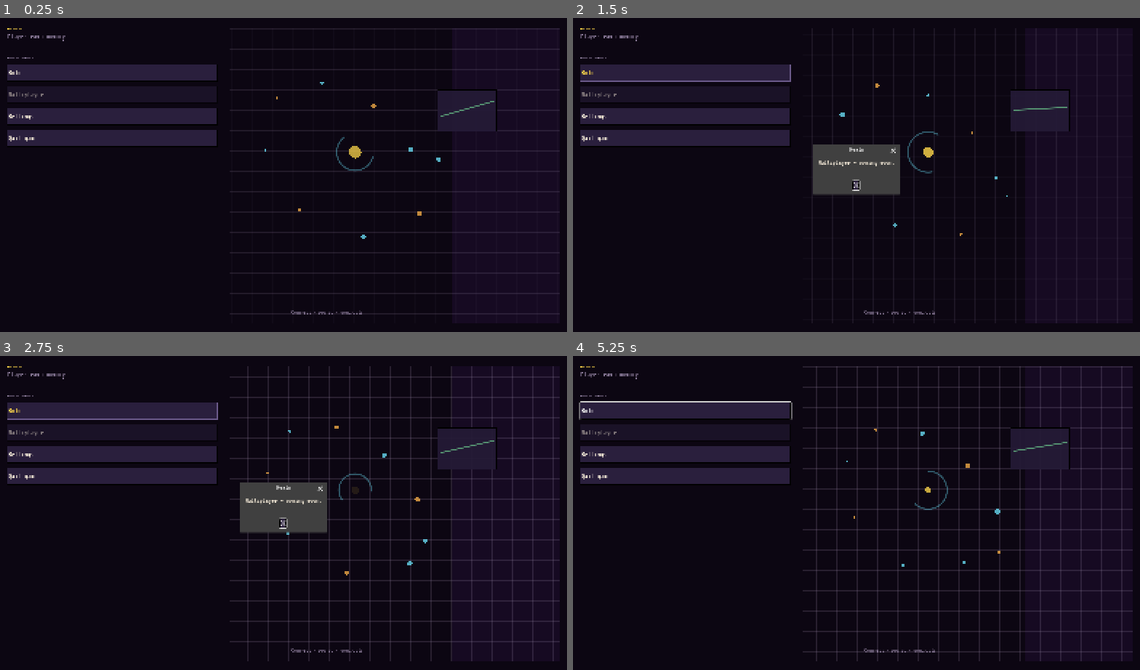
Above: before the commit, frames 1-4 (two rows, left to right).
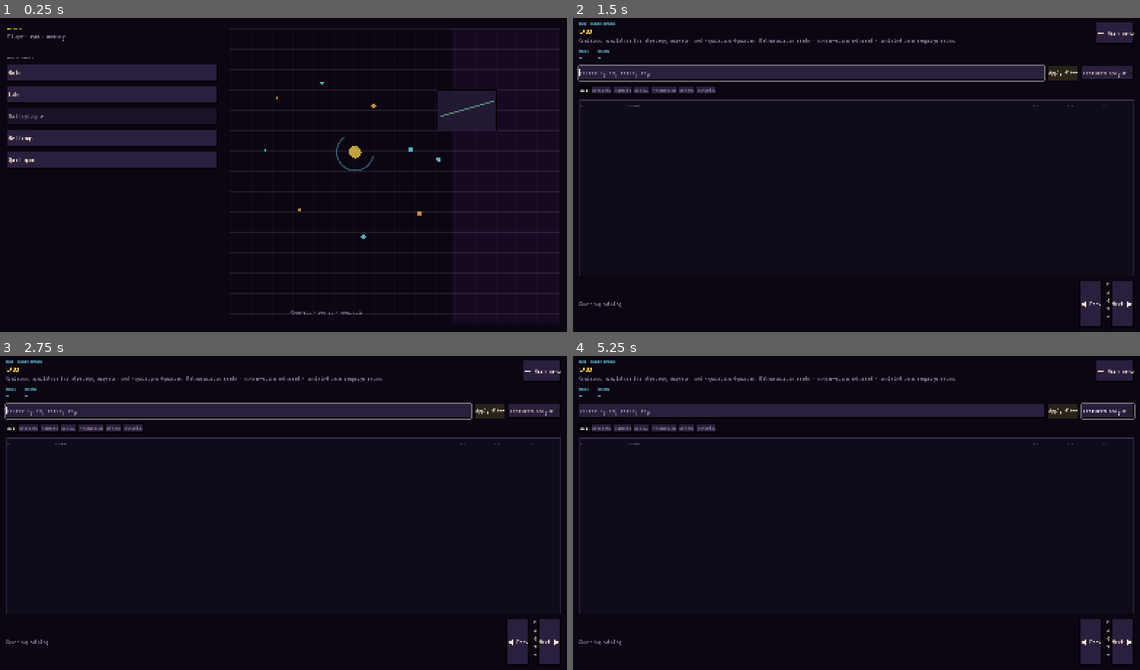
Above: after the commit, the same moments.

Repository: at6132/econ
Game: Godot game, scene res://scenes/GameHome.tscn
Two runs of this game, one before a commit and one after it. Both use one fixed random seed, a clock stepped at 60 frames per second and the inputs below.
Inputs (mouse positions are in pixels of both pictures, inside the frame that each line leads up to):
- Up to frame 1 (0.25 s): no input
- Up to frame 2 (1.5 s): click (686, 93) at 0.5 s, where only the run after the commit has a clickable "Labs"; click (686, 71) at 1.25 s, where only the run before the commit has a clickable "Solo"
- Up to frame 3 (2.75 s): click (113, 409) at 2 s, where only the run before the commit has a clickable "Solo"
- Up to frame 4 (5.25 s): click (856, 522) at 2.75 s, where only the run before the commit has a clickable "OK"; click (1122, 641) at 3.5 s, where only the run after the commit has a clickable "Next ▶"; click (1122, 641) at 4.25 s, where only the run after the commit has a clickable "Next ▶"; move the mouse to (986, 497) at 5.02 s; hold Up from 5.03 s (still down); tap K at 5.1 s; click (986, 497) at 5.17 s

The runs differ from the first frame. In frame 1, 2.0% of the frame differs, in the area x 1-39%, y 23-48%; in frame 2, 15%; in frame 3, 21%, in the area x 0-99%, y 1-99%; in frame 4, 18%.

Commit message:
Wire Labs into Godot main menu, boot flow, and in-run observatory.
GameHome Labs entry, lab boot overlay, HUD Observatory panel, and LabsMonitor telemetry when lab_mode is active.

Co-authored-by: Cursor <cursoragent@cursor.com>

Diff:
--- a/realm_client/project.godot
+++ b/realm_client/project.godot
@@ -31,6 +31,7 @@
 RealmSettings="*res://autoloads/RealmSettings.gd"
 RealmWorkflowSettings="*res://autoloads/RealmWorkflowSettings.gd"
 MainFeedback="*res://autoloads/MainFeedback.gd"
+LabsSession="*res://autoloads/LabsSession.gd"
 
 [display]
 
--- a/realm_client/scenes/GameHome.gd
+++ b/realm_client/scenes/GameHome.gd
@@ -151,6 +151,9 @@
 	var b_solo := _menu_button("Solo", false)
 	b_solo.pressed.connect(_on_solo_pressed)
 
+	var b_labs := _menu_button("Labs", false)
+	b_labs.pressed.connect(_on_labs_pressed)
+
 	var b_multi := _menu_button("Multiplayer", true)
 	b_multi.pressed.connect(_on_coming_soon_pressed.bind("Multiplayer"))
 
@@ -158,10 +161,16 @@
 	b_quit.pressed.connect(_on_quit_game_pressed)
 
 	v.add_child(b_solo)
+	v.add_child(b_labs)
 	v.add_child(b_multi)
 	v.add_child(b_settings)
 	v.add_child(b_quit)
 	return v
+
+
+func _on_labs_pressed() -> void:
+	LabsSession.clear()
+	get_tree().change_scene_to_file("res://scenes/labs/LabsHub.tscn")
 
 
 func _on_quit_game_pressed() -> void:
--- a/realm_client/scenes/HUD.gd
+++ b/realm_client/scenes/HUD.gd
@@ -33,6 +33,12 @@
 
 
 func _refresh() -> void:
+	if WorldState.lab_mode:
+		lab_btn.text = "Observatory"
+		lab_btn.add_theme_color_override("font_color", RealmColors.ACCENT)
+	else:
+		lab_btn.text = "Lab"
+		lab_btn.remove_theme_color_override("font_color")
 	cash_label.text = WorldState.format_money(WorldState.player_cash_cents)
 	networth_label.text = "NW %s" % WorldState.format_money(WorldState.player_net_worth_cents)
 	time_label.text = "Day %d · %s · Y%d · tick %d" % [
--- a/realm_client/scenes/Main.gd
+++ b/realm_client/scenes/Main.gd
@@ -16,6 +16,7 @@
 const OperationsPanelScene := preload("res://scenes/panels/OperationsPanel.tscn")
 const CommandPaletteScene := preload("res://scenes/shell/CommandPalette.tscn")
 const SciencePanelScene := preload("res://scenes/panels/SciencePanel.tscn")
+const LabsMonitorPanelScene := preload("res://scenes/panels/LabsMonitorPanel.tscn")
 const EconomicsPanelScene := preload("res://scenes/panels/EconomicsPanel.tscn")
 const TendersPanelScene := preload("res://scenes/panels/TendersPanel.tscn")
 const ProfilePanelScene := preload("res://scenes/panels/ProfilePanel.tscn")
@@ -352,7 +353,13 @@
 	if panel_name == "inventory":
 		_toggle_overlay(InventoryPanelScene)
 		return
-	if panel_name == "lab" or panel_name == "science":
+	if panel_name == "lab":
+		if WorldState.lab_mode:
+			_toggle_overlay(LabsMonitorPanelScene)
+		else:
+			_toggle_overlay(SciencePanelScene)
+		return
+	if panel_name == "science":
 		_toggle_overlay(SciencePanelScene)
 		return
 	if panel_name == "economics":
--- a/realm_client/scenes/WorldCreationScreen.gd
+++ b/realm_client/scenes/WorldCreationScreen.gd
@@ -42,7 +42,25 @@
 	"Agents, population, tick state…",
 ]
 
-enum Mode { CREATE, LOAD }
+const LAB_STAGES: Array = [
+	"Allocating experiment grid",
+	"Seeding market microstructure",
+	"Deploying agent cohorts",
+	"Calibrating ledger conservation",
+	"Recording initial market snapshot",
+	"Opening observatory channel",
+]
+
+const LAB_DETAILS: Array = [
+	"Applying map scale and cash overrides…",
+	"Tier-1 / Tier-2 loops per preset base…",
+	"Genesis settlers or frontier NPCs…",
+	"Money supply locked to designed channels…",
+	"Baseline prices for analysis…",
+	"Lab metadata written to scenario_state…",
+]
+
+enum Mode { CREATE, LOAD, LAB }
 var _mode: int = Mode.CREATE
 var _subtitle: String = ""
 var _t: float = 0.0
@@ -67,9 +85,13 @@
 
 
 func _stages() -> Array:
+	if _mode == Mode.LAB:
+		return LAB_STAGES
 	return CREATE_STAGES if _mode == Mode.CREATE else LOAD_STAGES
 
 func _details() -> Array:
+	if _mode == Mode.LAB:
+		return LAB_DETAILS
 	return CREATE_DETAILS if _mode == Mode.CREATE else LOAD_DETAILS
 
 
@@ -77,6 +99,13 @@
 	_mode = Mode.CREATE
 	_subtitle = scenario
 	_genesis_slow = scenario == "genesis"
+	_reset_state()
+
+
+func open_lab(preset_title: String) -> void:
+	_mode = Mode.LAB
+	_subtitle = preset_title
+	_genesis_slow = false
 	_reset_state()
 
 
@@ -178,16 +207,24 @@
 	var stages := _stages()
 	var details := _details()
 	if _title_label:
-		_title_label.text = "CREATING WORLD" if _mode == Mode.CREATE else "LOADING WORLD"
+		if _mode == Mode.LAB:
+			_title_label.text = "INITIALIZING LAB"
+		else:
+			_title_label.text = "CREATING WORLD" if _mode == Mode.CREATE else "LOADING WORLD"
 	if _scenario_label:
-		if _mode == Mode.CREATE:
+		if _mode == Mode.LAB:
+			_scenario_label.text = "Experiment: %s" % _subtitle
+		elif _mode == Mode.CREATE:
 			_scenario_label.text = "Scenario: %s" % _subtitle
 		else:
 			_scenario_label.text = _subtitle
 	if _stage_label:
 		var txt: String = stages[_stage_idx] if _stage_idx < stages.size() else "Done"
 		if _done:
-			txt = "World ready" if _mode == Mode.CREATE else "Save loaded"
+			if _mode == Mode.LAB:
+				txt = "Lab ready"
+			else:
+				txt = "World ready" if _mode == Mode.CREATE else "Save loaded"
 		_stage_label.text = txt
 	if _detail_label:
 		var dtxt: String = details[_stage_idx] if _stage_idx < details.size() else ""
--- /dev/null
+++ b/realm_client/scenes/panels/LabsMonitorPanel.gd
@@ -0,0 +1,84 @@
+extends VBoxContainer
+## In-run lab observatory — experiment metadata and live telemetry.
+
+var _meta_box: VBoxContainer
+var _telemetry_box: VBoxContainer
+
+
+func _ready() -> void:
+	size_flags_vertical = Control.SIZE_EXPAND_FILL
+	add_theme_constant_override("separation", 12)
+	add_child(LabsUi.kicker_label("Observatory"))
+	add_child(LabsUi.title_label("LAB RUN", 16))
+	add_child(LabsUi.body_label(
+		"Isolated sandbox — metrics refresh when the engine pushes ticks.",
+		RealmColors.MUTED,
+	))
+	_meta_box = VBoxContainer.new()
+	_meta_box.add_theme_constant_override("separation", 6)
+	add_child(_meta_box)
+	var sep := HSeparator.new()
+	add_child(sep)
+	add_child(LabsUi.kicker_label("Telemetry"))
+	_telemetry_box = VBoxContainer.new()
+	_telemetry_box.add_theme_constant_override("separation", 4)
+	add_child(_telemetry_box)
+	var exit := Button.new()
+	exit.text = "Exit lab → main menu"
+	PanelUI.style_btn(exit)
+	exit.pressed.connect(_exit_lab)
+	add_child(exit)
+	WorldState.summary_updated.connect(_refresh)
+	_refresh()
+
+
+func _refresh() -> void:
+	PanelUI.clear_children(_meta_box)
+	PanelUI.clear_children(_telemetry_box)
+	if not WorldState.lab_mode:
+		_meta_box.add_child(LabsUi.body_label("Not in a lab session.", RealmColors.WARN))
+		return
+	_add_kv(_meta_box, "Preset", WorldState.lab_preset_id)
+	_add_kv(_meta_box, "Title", WorldState.lab_title)
+	_add_kv(_meta_box, "Class", WorldState.lab_category)
+	_add_kv(_meta_box, "Seed", str(WorldState.lab_seed if WorldState.lab_seed > 0 else WorldState.world_seed))
+	_add_kv(_meta_box, "Scenario", WorldState.scenario_id)
+	_add_kv(_meta_box, "World id", WorldState.world_id)
+
+	_add_kv(_telemetry_box, "Tick", str(WorldState.current_tick))
+	_add_kv(_telemetry_box, "Game day", str(WorldState.game_day))
+	_add_kv(_telemetry_box, "Cash", WorldState.format_money(WorldState.player_cash_cents))
+	_add_kv(_telemetry_box, "Net worth", WorldState.format_money(WorldState.player_net_worth_cents))
+	_add_kv(_telemetry_box, "Active production", str(WorldState.active_production_count))
+	_add_kv(_telemetry_box, "Plots", str(WorldState.plots.size()))
+	_add_kv(_telemetry_box, "Open orders", "see bazaar")
+	var hist_n := WorldState.market_history_rows.size()
+	_add_kv(_telemetry_box, "Market snapshots", str(hist_n))
+
+
+func _add_kv(parent: VBoxContainer, key: String, val: String) -> void:
+	var row := HBoxContainer.new()
+	var k := Label.new()
+	k.text = key
+	k.custom_minimum_size.x = 120
+	k.add_theme_color_override("font_color", RealmColors.MUTED)
+	if RealmFonts.font_body:
+		k.add_theme_font_override("font", RealmFonts.font_body)
+	var v := LabsUi.data_cell(val, true)
+	v.size_flags_horizontal = Control.SIZE_EXPAND_FILL
+	row.add_child(k)
+	row.add_child(v)
+	parent.add_child(row)
+
+
+func _exit_lab() -> void:
+	API.labs_exit(
+		"frontier",
+		42,
+		func(_data: Dictionary) -> void:
+			WorldState.lab_mode = false
+			WorldState.lab_preset_id = ""
+			WorldState.lab_title = ""
+			LabsSession.clear()
+			get_tree().change_scene_to_file("res://scenes/GameHome.tscn"),
+	)
--- /dev/null
+++ b/realm_client/scenes/panels/LabsMonitorPanel.tscn
@@ -0,0 +1,11 @@
+[gd_scene load_steps=2 format=3 uid="uid://realm_labs_monitor"]
+
+[ext_resource type="Script" path="res://scenes/panels/LabsMonitorPanel.gd" id="1"]
+
+[node name="LabsMonitorPanel" type="VBoxContainer"]
+anchors_preset = 15
+anchor_right = 1.0
+anchor_bottom = 1.0
+grow_horizontal = 2
+grow_vertical = 2
+script = ExtResource("1")
